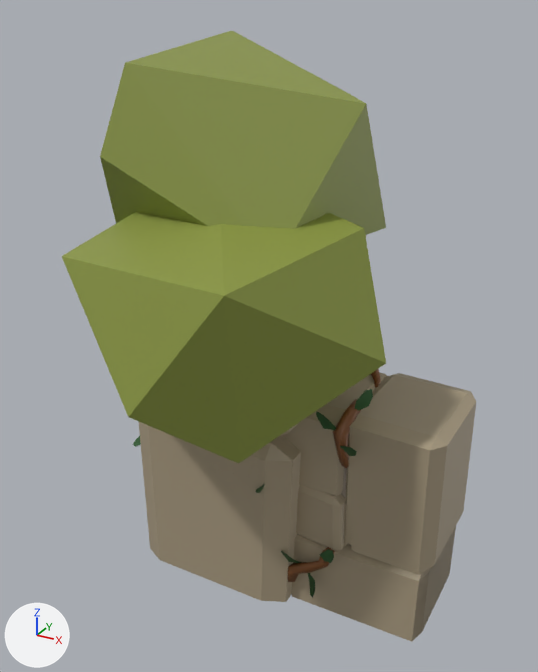
The Blender file assets/models/environment/gridmap_meshlib.blend, before and after one commit.
Rendered twice from a 50 mm camera at (3.25, -5.45, 5.13) aimed at (0.27, -0.02, 2.42). The lights are fixed; the arrows at lower left show +X, +Y and +Z. Objects named as collision shapes, trigger or cutter boxes, shadow casters or lower levels of detail are left out.

In view in the first picture: 'Column', 'Tree', 'Wall_Block_L', 'Wall_Block_low'.
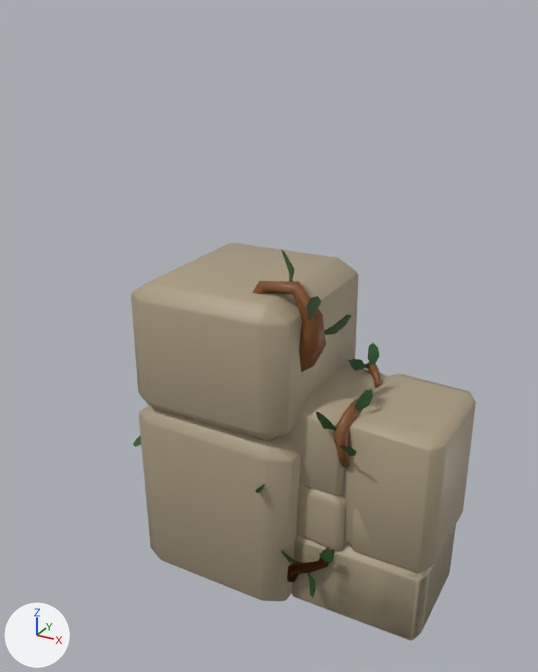
What differs and where, as boxes (x1, y1, x2, y2) in the pictures (538 x 672 px):
```json
{"object": "Tree", "change": "deleted", "before": [62, 31, 386, 464]}
{"object": "Column", "change": "reshaped, modifiers changed", "before": [133, 422, 301, 602], "after": [131, 243, 358, 601]}
{"part": 1, "of": "me_wall_block_l", "change": "shading changed", "before": [255, 369, 476, 639], "after": [255, 369, 476, 639]}
{"part": 2, "of": "me_wall_block_001", "change": "shading changed", "before": [340, 495, 434, 574], "after": [292, 496, 456, 641]}
```

Edits to the scene script, one JSON object a line:
```json
{"block": "me_wall_block_l", "where": "me_wall_block_l.from_pydata(...)  # 552 vertices, 426 faces; spans x -0.06..2.09, y -0.89..0.93, z -0.02..2.33"}
{"block": "me_wall_block_l", "where": "# used by ob_wall_block_l; location = (0.0, 0.0, 0.0)"}
{"block": "me_wall_block_l", "change": "me_wall_block_l part 1: edges marked sharp go from 240 to 0"}
{"block": "me_wall_block_001", "where": "me_wall_block_001.from_pydata(...)  # 378 vertices, 298 faces; spans x -0.05..2.05, y -0.78..0.9, z -0.02..1.6"}
{"block": "me_wall_block_001", "where": "# used by ob_wall_block_low; location = (0.0, 0.0, 0.0)"}
{"block": "me_wall_block_001", "change": "me_wall_block_001 part 2: edges marked sharp go from 192 to 0"}
{"block": "me_column", "where": "me_column.from_pydata(...)  # 382 vertices, 293 faces; spans x -1.3..1.17, y -0.81..1.06, z 0.03..3.33"}
{"block": "me_column", "where": "# used by ob_column; location = (0.0, 0.0, 0.0)"}
{"block": "me_column", "change": "me_column part 3: edges marked sharp go from 157 to 0"}
{"op": "add", "block": "ob_wall_block_low", "code": "_vg = ob_wall_block_low.vertex_groups.new(name='Group')"}
{"op": "add", "block": "ob_wall_block_low", "code": "_vg.add([0, 1, 2, 3, 4, 5, 6, 7, 8, 9, 10, 11, 12, 13, 14, 15, 16, 17, 18, 19, 20, 21, 22, 23, 24, 25, 26, 27, 28, 29, 30, 31, 32, 33, 34, 35, 36, 37, 38, 39, 40, 41, 42, 43, 44, 45, 46, 47, 48, 49, 50, 51, 52, 53, 54, 55, 56, 57, 58, 59, 60, 61, 62, 63, 64, 65, 66, 67, 68, 69, 70, 71, 72, 73, 74, 75, 76, 77, 78, 79, 246, 247, 248, 249, 250, 251, 252, 253, 254, 255, 256, 257, 258, 259, 260, 261, 262, 263, 264, 265, 266, 267, 268, 269, 270, 271, 272, 273, 274, 275, 276, 277, 278, 279, 280, 281, 318, 319, 320, 321, 322, 323, 324, 325, 326, 327, 328, 329, 330, 331, 332, 333, 334, 335, 336, 337, 338, 339, 340, 341, 342, 343, 344, 345, 346, 347, 348, 349, 350, 351, 352, 353, 354, 355, 356, 357, 358, 359, 360, 361, 362, 363, 364, 365, 366, 367, 368, 369, 370, 371, 372, 373, 374, 375, 376, 377], 1.0, 'REPLACE')"}
{"op": "add", "block": "ob_wall_block_low", "code": "_m = ob_wall_block_low.modifiers.new('Bevel', 'BEVEL')"}
{"op": "add", "block": "ob_wall_block_low", "code": "_m.width = 0.017"}
{"op": "add", "block": "ob_wall_block_low", "code": "_m.width_pct = 0.017"}
{"op": "add", "block": "ob_wall_block_low", "code": "_m.limit_method = 'VGROUP'"}
{"op": "add", "block": "ob_wall_block_low", "code": "_m.vertex_group = 'Group'"}
{"op": "add", "block": "ob_column", "code": "_vg = ob_column.vertex_groups.new(name='Group')"}
{"op": "add", "block": "ob_column", "code": "_vg.add([0, 1, 2, 3, 4, 5, 6, 7, 8, 9, 10, 11, 12, 13, 14, 15, 16, 17, 18, 19, 20, 21, 22, 23, 24, 25, 26, 27, 28, 29, 30, 31, 32, 33, 34, 35, 36, 37, 38, 39, 40, 41, 42, 43, 44, 45, 46, 47, 48, 49, 50, 51, 52, 53, 54, 55, 56, 57, 58, 59, 60, 61, 62, 63, 64, 65, 66, 67, 68, 69, 70, 71, 72, 73, 366, 367, 368, 369, 370, 371, 372, 373, 374, 375, 376, 377, 378, 379, 380, 381], 1.0, 'REPLACE')"}
{"op": "add", "block": "ob_column", "code": "_m = ob_column.modifiers.new('Bevel', 'BEVEL')"}
{"op": "add", "block": "ob_column", "code": "_m.width = 0.017"}
{"op": "add", "block": "ob_column", "code": "_m.width_pct = 0.017"}
{"op": "add", "block": "ob_column", "code": "_m.limit_method = 'VGROUP'"}
{"op": "add", "block": "ob_column", "code": "_m.vertex_group = 'Group'"}
{"op": "remove", "block": "ob_tree", "code": ["ob_tree = bpy.data.objects.new('Tree', me_tree)", "ob_tree.location = (0.0, 0.0, 0.0)"]}
{"op": "remove", "block": "ob_tree_colonly", "code": "ob_tree_colonly.parent = ob_tree"}
```
